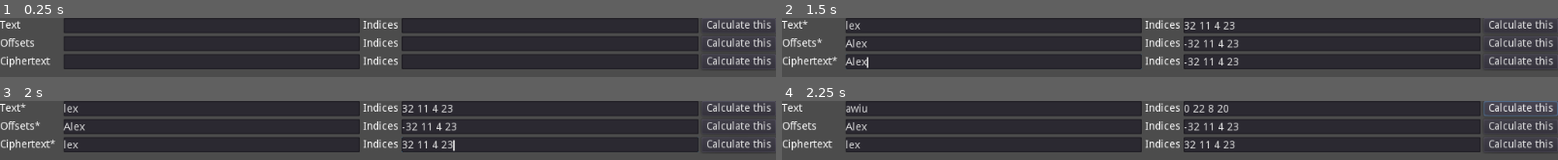
Above: before the commit, frames 1-4 (two rows, left to right).
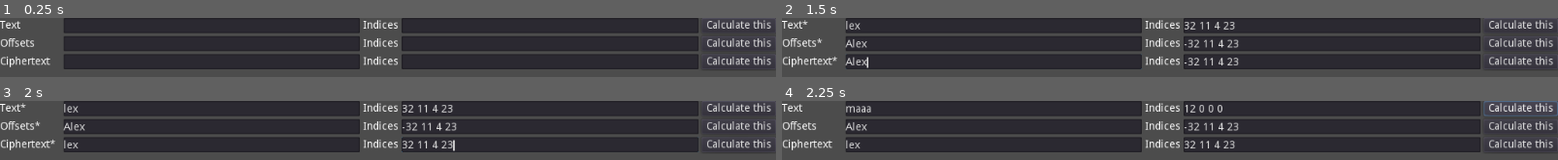
Above: after the commit, the same moments.

Repository: SekoiaTree/VigenereCalculator
Game: Godot game, scene res://Vigenere.tscn
Two runs of this game, one before a commit and one after it. Both use one fixed random seed, a clock stepped at 60 frames per second and the inputs below.
Inputs (mouse positions are in pixels of both pictures, inside the frame that each line leads up to):
- Up to frame 1 (0.25 s): no input
- Up to frame 2 (1.5 s): click (991, 25) at 0.52 s; type "Alex" at 0.6 s; click (1332, 25) at 0.75 s; type "Alex" at 0.83 s; click (991, 43) at 0.98 s; type "Alex" at 1.07 s; click (991, 61) at 1.27 s; type "Alex" at 1.35 s
- Up to frame 3 (2 s): click (550, 144) at 1.5 s; type "Alex" at 1.58 s
- Up to frame 4 (2.25 s): click "Calculate this" at 2 s

Frames 1-3 are identical in both runs. In frame 4, 0.7% of the frame differs, in the area x 8-58%, y 4-20%.

Commit message:
Fix bug in decoding text

Diff:
--- a/Offset.gd
+++ b/Offset.gd
@@ -37,7 +37,7 @@
 	var offsets : PoolIntArray = $Offsets.indices
 	var text_indices = []
 	for i in ciphervals.size():
-		text_indices.append((ciphervals[i]+(26+offsets[i%offsets.size()]))%26)
+		text_indices.append((ciphervals[i]-(26+offsets[i%offsets.size()]))%26)
 	$Text.indices = text_indices
 	$Text/TextEdit.text = convert_vals_to_text(text_indices)
 	$Text/TextEdit2.text = convert_vals_to_indices(text_indices)
--- a/Vigenere.tscn
+++ b/Vigenere.tscn
@@ -1,7 +1,7 @@
 [gd_scene load_steps=4 format=2]
 
-[ext_resource path="res://Offset.gd" type="Script" id=1]
-[ext_resource path="res://TextRestrictor.gd" type="Script" id=2]
+[ext_resource path="res://TextRestrictor.gd" type="Script" id=1]
+[ext_resource path="res://Offset.gd" type="Script" id=2]
 [ext_resource path="res://TextManager.gd" type="Script" id=3]
 
 [node name="Node2D" type="Node2D"]
Not shown: 4 places in Vigenere.tscn that only renumber resources
Not shown, added: exports/Vegenere.exe
Not shown, added: exports/Vegenere.x86_64
Not shown, added: exports/Vegenere.zip
